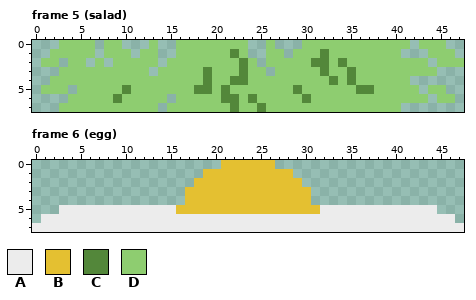
Edited in one commit: pixel-art file (assets/ingredients.ase). Above, as it was before the edit.
48x8 pixels, 7 frames. Shown: frame 5 (salad), frame 6 (egg). The commit also changed other frames, which this record leaves out.
Palette (. is transparent): A #ececec  B #e4c031  C #53873a  D #8ecd70
Pixels before, frame 5 (salad), first column x 1:
0 ..DDDD.DD...D..DDDDDDDD..D...DDDDDDDDDDDD.DDD..
1 .DDDDD.DDD.DD..DDDDDDCD..DD.DDDCDDDDDDDD...DDD.
2 DD.DD.D.DDDDD.DDDDDDDDCD.DDDDDCCDCDDDDDDDDD.DDD
3 ..DDDDDDDDDD.DDDDDCDDDCDD.DDDDDCDDCDDDDDDDDD...
4 .DDDDDDDDDDDDDDDDDCDDCCDDDDDDDDDCDCDDDDDD......
5 DDD.DDDDDCDDDDDDDCCDCDDDDDDDCDDDDDDCCDDDDD.DD..
6 ...DDDDDCDDDDD.DDDDDCCDCDDDDDCDDDDDDDDDDDDD.DD.
7 ..DDDDDDDDDDD.DDDDDDDCDDCDDDDDDDDDDDDDDD.......
Pixels before, frame 6 (egg), first column x 0:
0 .....................BBBBBB.....................
1 ...................BBBBBBBBBB...................
2 ..................BBBBBBBBBBBB..................
3 .................BBBBBBBBBBBBBB.................
4 .................BBBBBBBBBBBBBB.................
5 ...AAAAAAAAAAAAABBBBBBBBBBBBBBBBAAAAAAAAAAAAA...
6 .AAAAAAAAAAAAAAAAAAAAAAAAAAAAAAAAAAAAAAAAAAAAAA.
7 AAAAAAAAAAAAAAAAAAAAAAAAAAAAAAAAAAAAAAAAAAAAAAAA
After the commit:
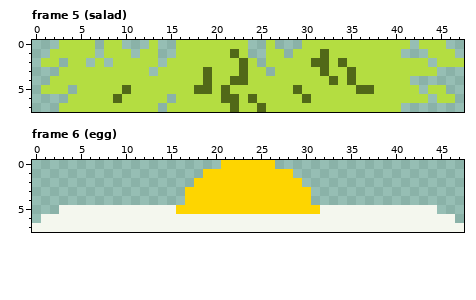
From old to new:
colour A: #ececec -> #f4f7ee
colour B: #e4c031 -> #fed500
colour C: #53873a -> #516818
colour D: #8ecd70 -> #b4dd41
